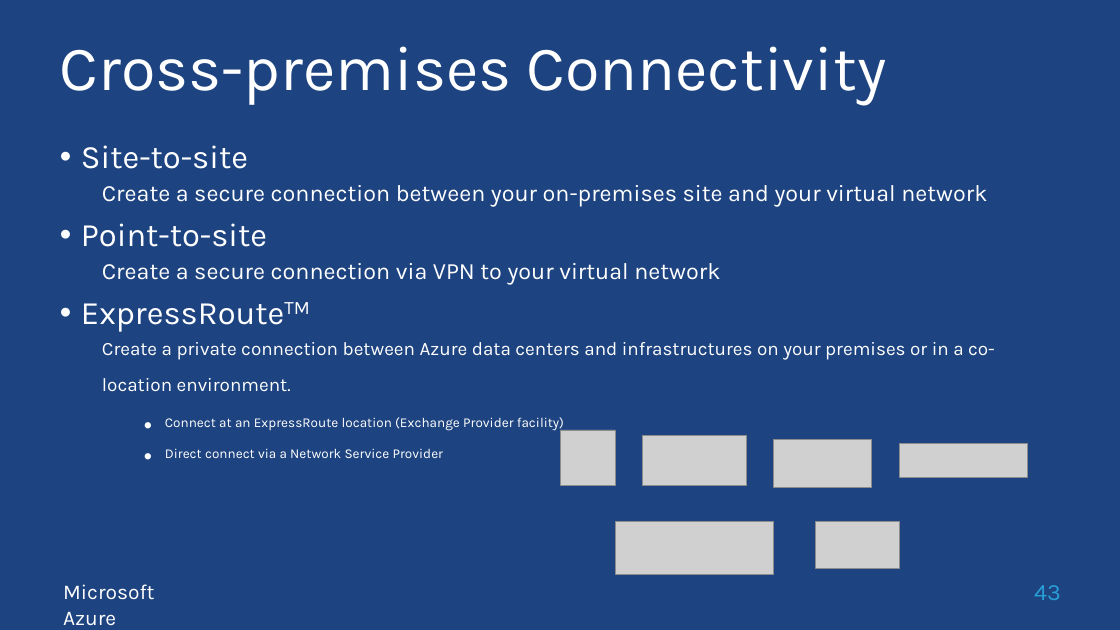
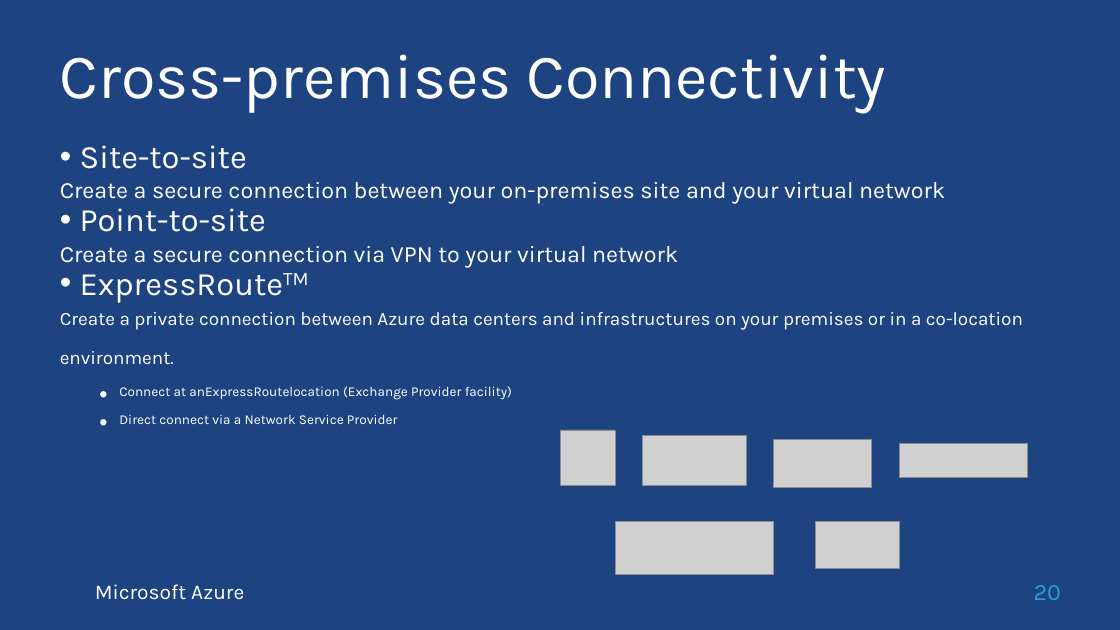
Before and after one commit to ThessalonikiNet-MeetUp/globalazurebootcamp2015, a slide deck: slide 20 of Nikos Tzelvenzis - Azure IaaS/Presentation/IaaS.pptx (slide 43 before the commit). Drawn at 1120x630 pixels with LibreOffice and Linux fonts; fonts in the diff are those of the drawing; grey boxes stand for pictures; background and template pictures are left out. Boxes give left, top, right and bottom in pixels: in the first picture for what was removed or moved away, otherwise in the second. Text is boxed around its words. In the diff, an @@ line names an element or a change of style, - is before the commit and + after.

```diff
--- a/Nikos Tzelvenzis - Azure IaaS/Presentation/IaaS.pptx
+++ b/Nikos Tzelvenzis - Azure IaaS/Presentation/IaaS.pptx
@@ text "Cross-premises Connectivity" at (60,54,887,114): line spacing 0.9 to 1 @@
@@ text at (60,145,1023,424): indent changed; less space between paragraphs; list level 2 to 1 in "Create a secure connection between ..."; line spacing 0.9 to 1; list level 2 to 1 in "Create a secure connection via ..."; list level 2 to 1 in "Create a private connection between ..." @@
@@ text at (119,386,512,400): text changed @@
-    • Connect at an ExpressRoute location (Exchange Provider facility)
+    • Connect at anExpressRoutelocation (Exchange Provider facility)
@@ text "Microsoft Azure" rewrapped from (63,584,154,625) to (95,584,244,600) @@
@@ page number at (1034,585,1061,600): text changed @@
-43
+20
```
Also in this commit, not shown: 19 other slides changed, 2 slides added, 25 slides removed, 10 other files.
